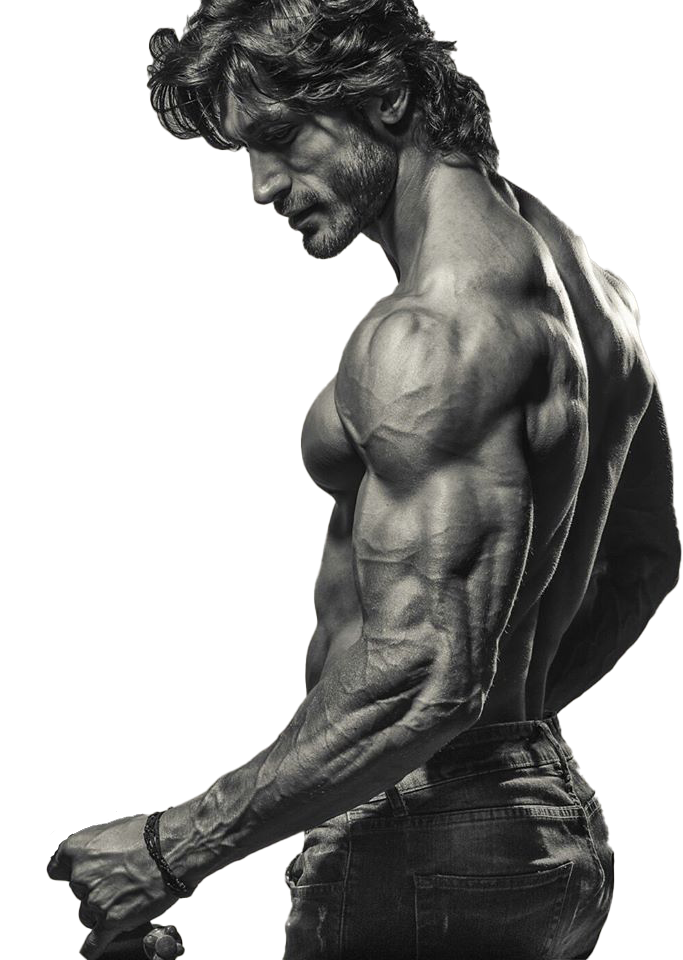
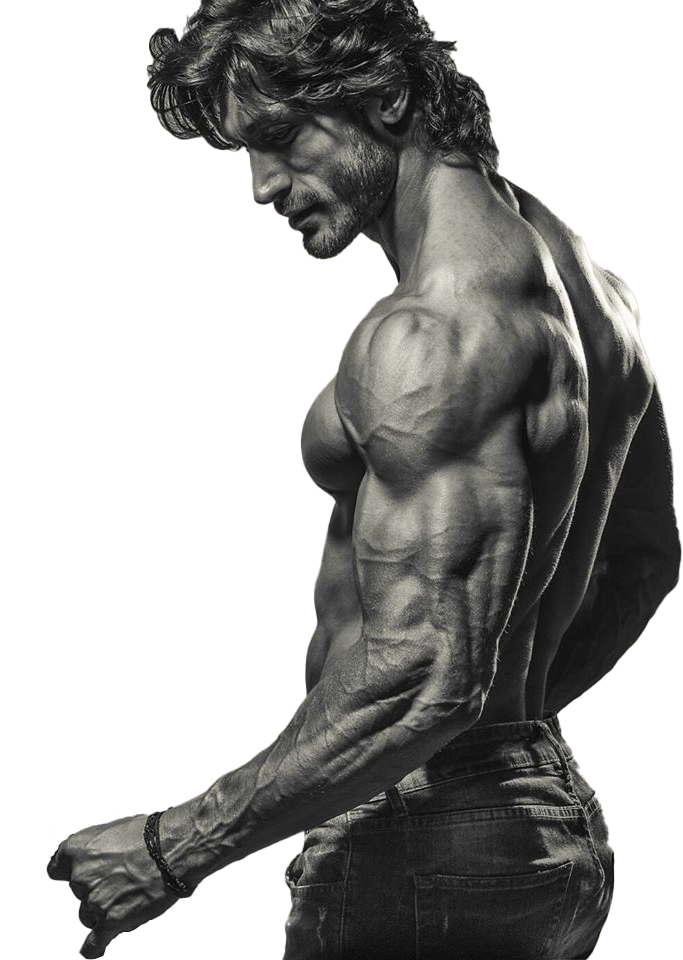
Before/after of a 683 x 960 layered artwork. What changed in the layer stack:
painted on "Ebene 0" over [86, 920, 186, 960]
